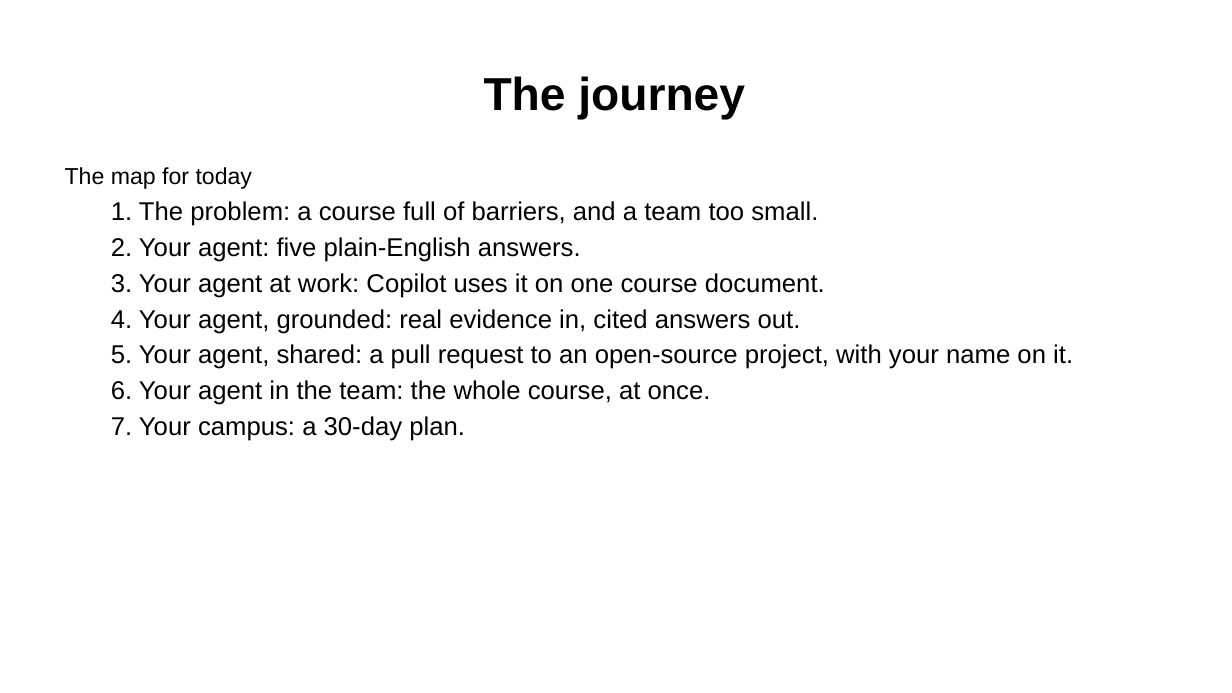
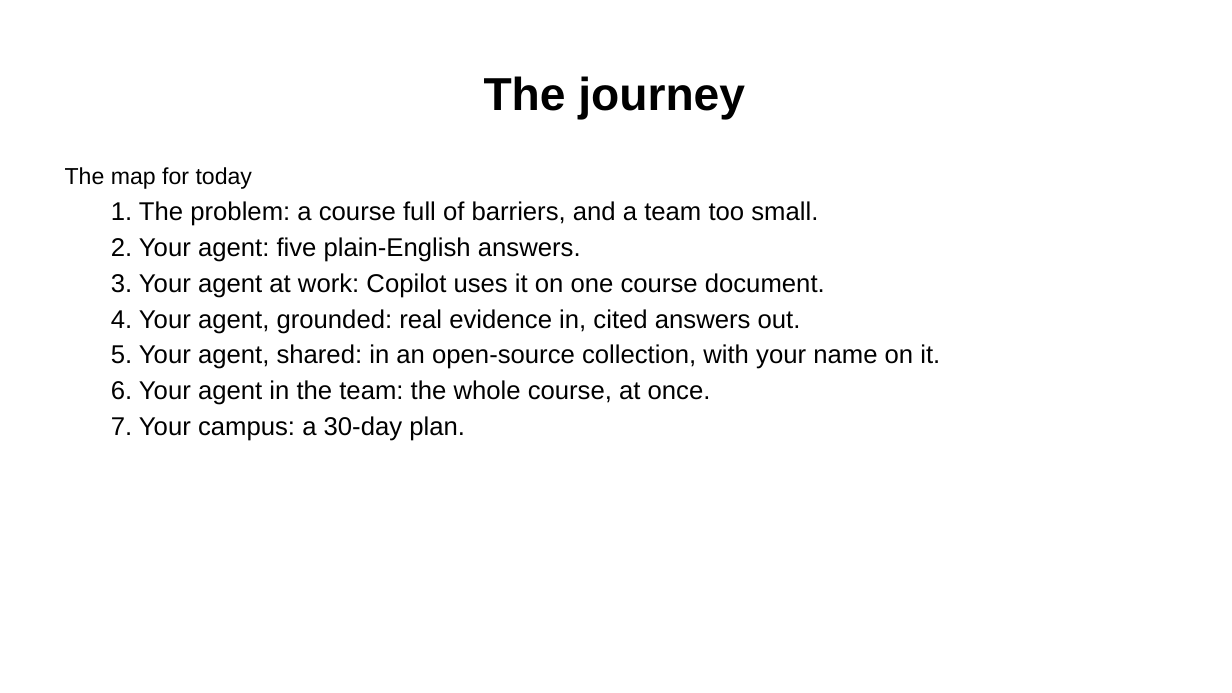
Before and after one commit to Community-Access/glow, a slide deck: slide 4 of docs/ahg-2026/slides.pptx. Drawn at 1232x693 pixels with LibreOffice and Linux fonts; fonts in the diff are those of the drawing. Boxes give left, top, right and bottom in pixels: in the first picture for what was removed or moved away, otherwise in the second. Text is boxed around its words. In the diff, an @@ line names an element or a change of style, - is before the commit and + after.

```diff
--- a/docs/ahg-2026/slides.pptx
+++ b/docs/ahg-2026/slides.pptx
@@ text at (111, 344, 940, 369): text changed @@
-  5. Your agent, shared: a pull request to an open-source project, with your name on it.
+  5. Your agent, shared: in an open-source collection, with your name on it.
```
Also in this commit, not shown: 5 other slides changed, 54 other files.
